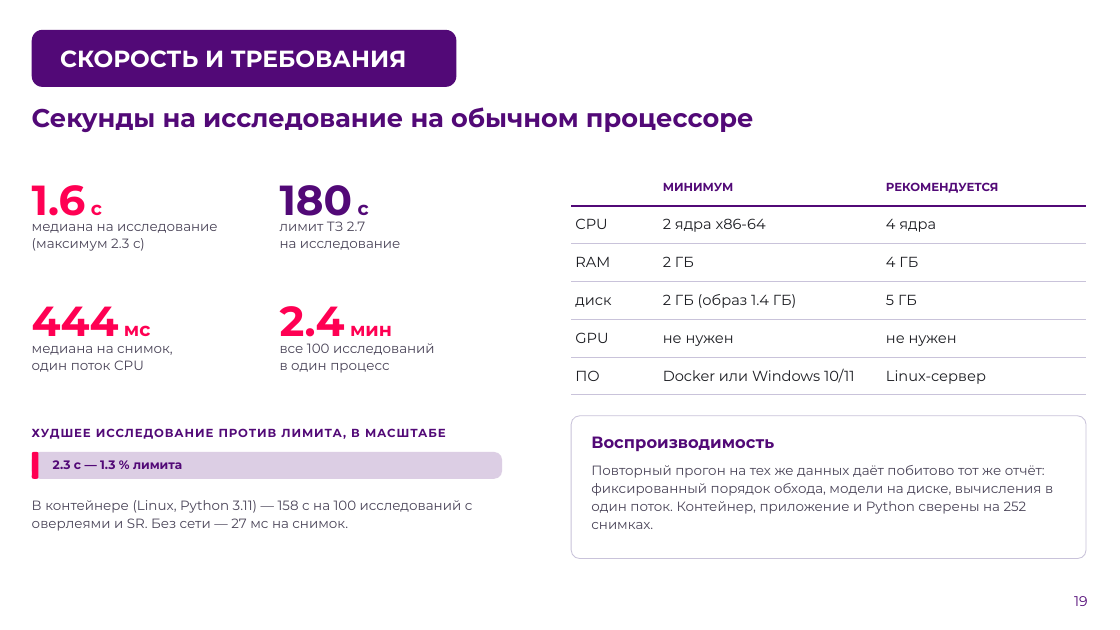
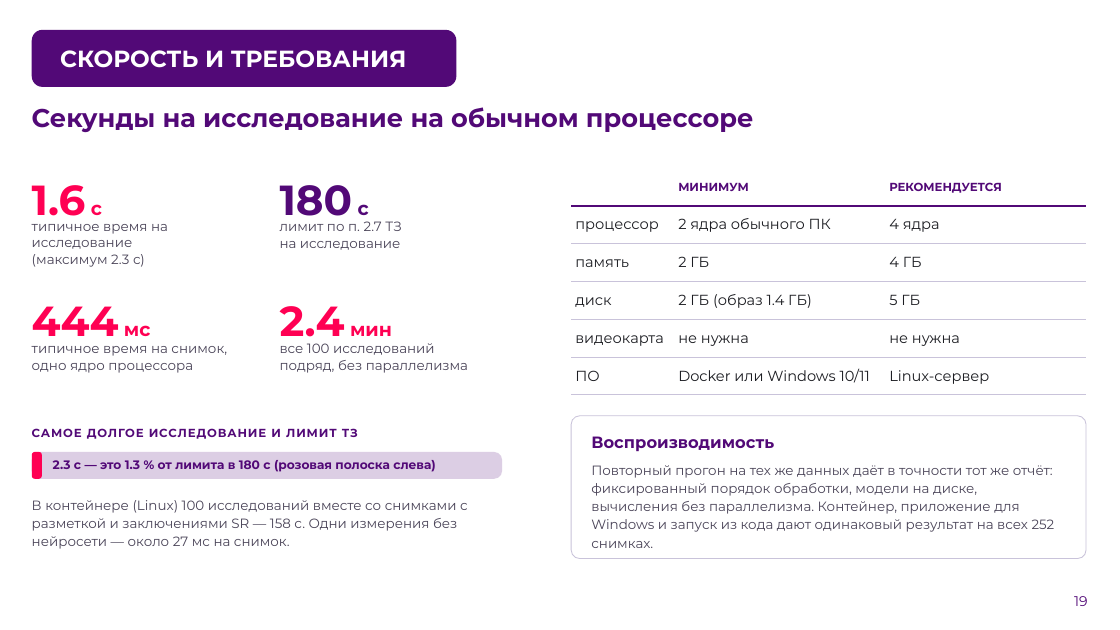
Before and after one commit to theorcos239/LCT_2026, a slide deck: slide 19 of docs/presentation/DXA_QC_pitch.pptx. Drawn at 1120x630 pixels with LibreOffice and Linux fonts; fonts in the diff are those of the drawing; background and template pictures are left out. Boxes give left, top, right and bottom in pixels: in the first picture for what was removed or moved away, otherwise in the second. Text is boxed around its words. In the diff, an @@ line names an element or a change of style, - is before the commit and + after.

```diff
--- a/docs/presentation/DXA_QC_pitch.pptx
+++ b/docs/presentation/DXA_QC_pitch.pptx
@@ table at (571,168,1086,395) @@
-row 2, column 1: CPU
+row 2, column 1: процессор
-row 2, column 2: 2 ядра x86-64
+row 2, column 2: 2 ядра обычного ПК
-row 3, column 1: RAM
+row 3, column 1: память
-row 5: GPU | не нужен | не нужен
+row 5: видеокарта | не нужна | не нужна
@@ text at (32,224,168,267): text changed @@
-медиана на исследование
-(максимум 2.3 с)
+типичное время на исследование
+(максимум 2.3 с)
@@ text at (280,221,401,250): text changed @@
-лимит ТЗ 2.7
-на исследование
+лимит по п. 2.7 ТЗ
+на исследование
@@ text at (32,346,227,373): text changed @@
-медиана на снимок,
-один поток CPU
+типичное время на снимок,
+одно ядро процессора
@@ text at (280,343,468,373): text changed @@
-все 100 исследований
-в один процесс
+все 100 исследований
+подряд, без параллелизма
@@ text at (32,428,358,439): text changed @@
-ХУДШЕЕ ИССЛЕДОВАНИЕ ПРОТИВ ЛИМИТА, В МАСШТАБЕ
+САМОЕ ДОЛГОЕ ИССЛЕДОВАНИЕ И ЛИМИТ ТЗ
@@ text at (53,460,435,472): text changed @@
-2.3 с — 1.3 % лимита
+2.3 с — это 1.3 % от лимита в 180 с (розовая полоска слева)
@@ text at (591,465,1055,548): text changed @@
-Повторный прогон на тех же данных даёт побитово тот же отчёт: фиксированный порядок обхода, модели на диске, вычисления в один поток. Контейнер, приложение и Python сверены на 252 снимках.
+Повторный прогон на тех же данных даёт в точности тот же отчёт: фиксированный порядок обработки, модели на диске, вычисления без параллелизма. Контейнер, приложение для Windows и запуск из кода дают одинаковый результат на всех 252 снимках.
@@ text at (32,500,468,549): text changed @@
-В контейнере (Linux, Python 3.11) — 158 с на 100 исследований с оверлеями и SR. Без сети — 27 мс на снимок.
+В контейнере (Linux) 100 исследований вместе со снимками с разметкой и заключениями SR — 158 с. Одни измерения без нейросети — около 27 мс на снимок.
```
Also in this commit, not shown: 23 other slides changed, 1 slide added, 1 slide removed, 32 other files.
